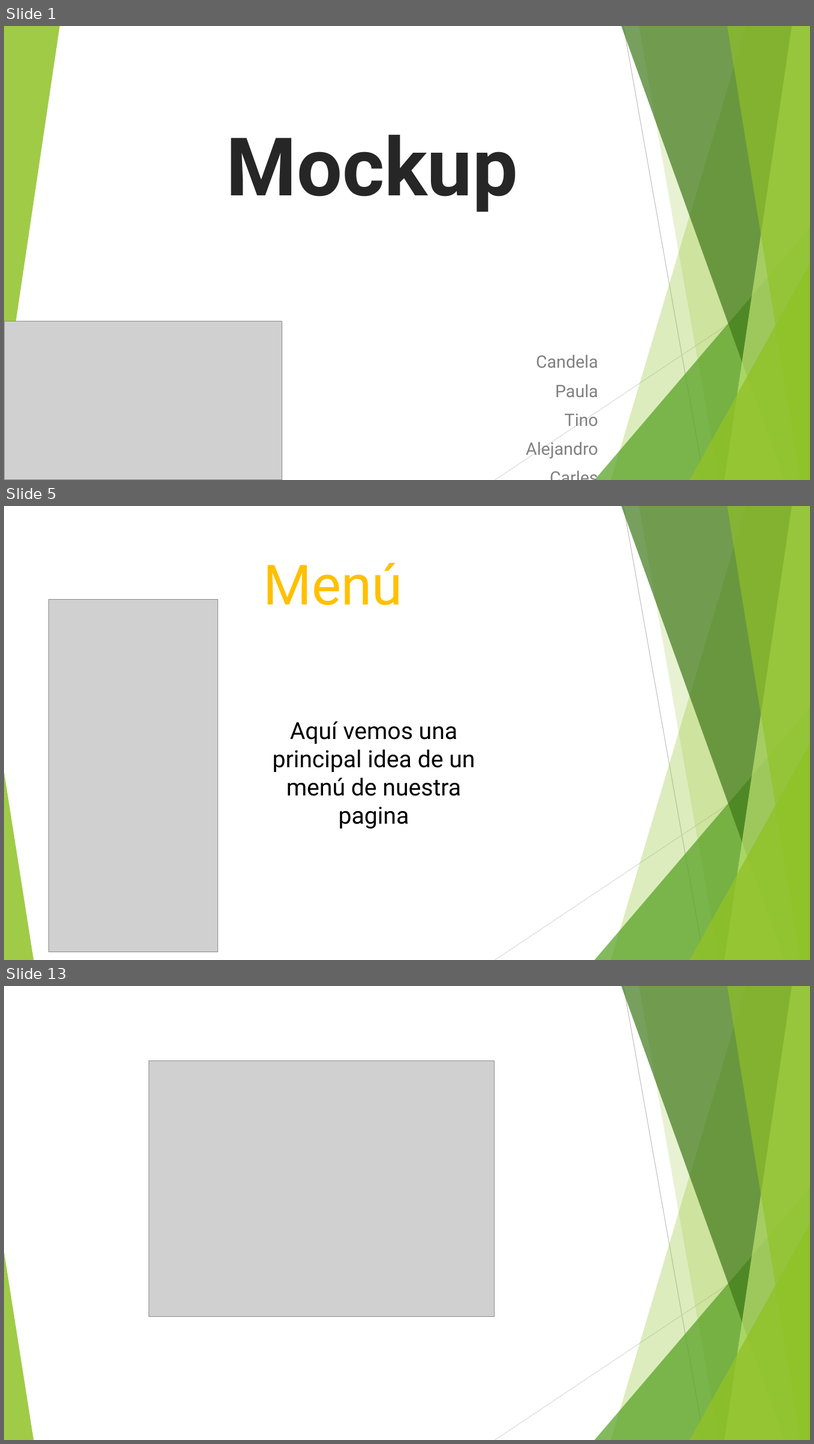
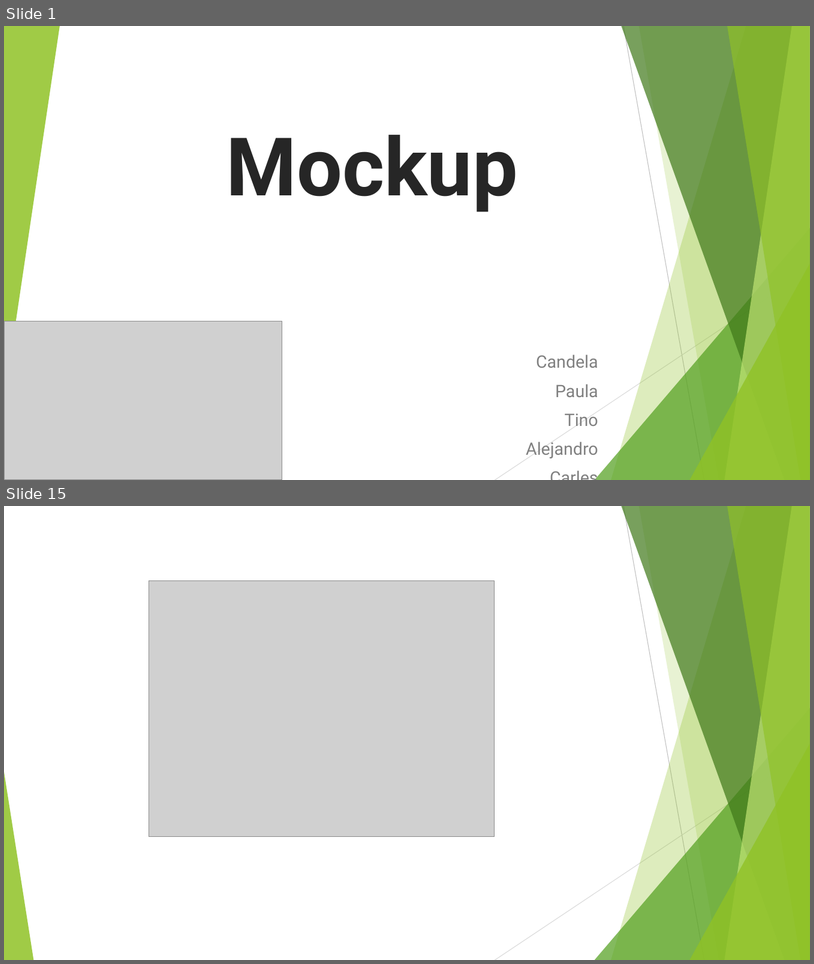
Before and after one commit to Tiinocm/ProyectoIntegrado, a slide deck: carles/poryecto integrado.pptx. Shown one above the other, each under a label of ours: slides 1, 5 and 13 before the commit, slides 1 and 15 after it; the slides between them are not shown. The pictures are 814x1444 and 814x964 pixels, drawn with LibreOffice and Linux fonts; fonts in the diff are those of the drawing; grey boxes stand for pictures. Boxes give left, top, right and bottom in pixels: in the first picture for what was removed or moved away, otherwise in the second. Text is boxed around its words. In the diff, an @@ line names an element or a change of style, - is before the commit and + after.

```diff
--- a/carles/poryecto integrado.pptx
+++ b/carles/poryecto integrado.pptx
@@ slide 5 removed at [4,506,810,960], background #FFFFFF; not listed: 10 template elements that a slide beside it also shows @@
@@ title removed at [264,562,403,605] @@
-Menú
@@ picture removed at [49,599,218,951] @@
@@ text removed at [273,721,475,828] @@
-Aquí vemos una principal idea de un menú de nuestra pagina
@@ what was slide 13 is now slide 15 @@
```
Also in this commit, not shown: 6 slides changed, 7 slides added, 4 other slides removed.
